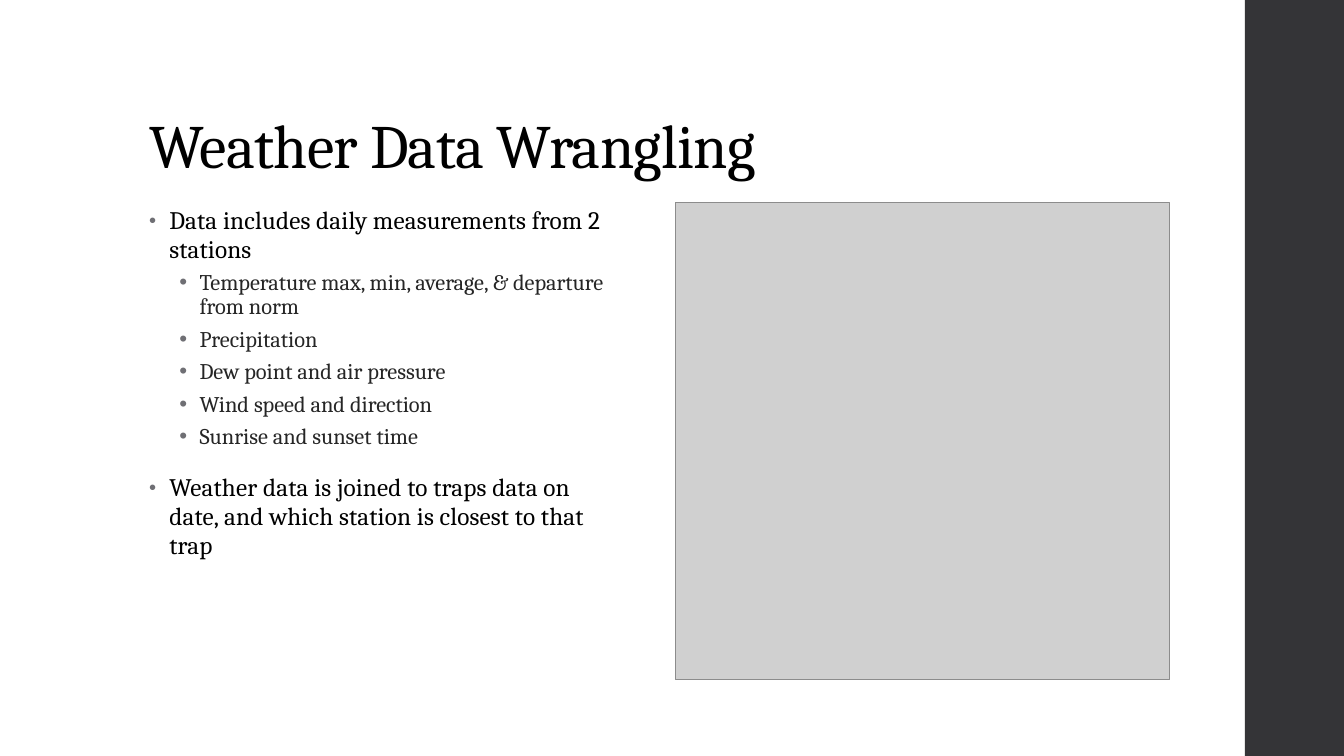
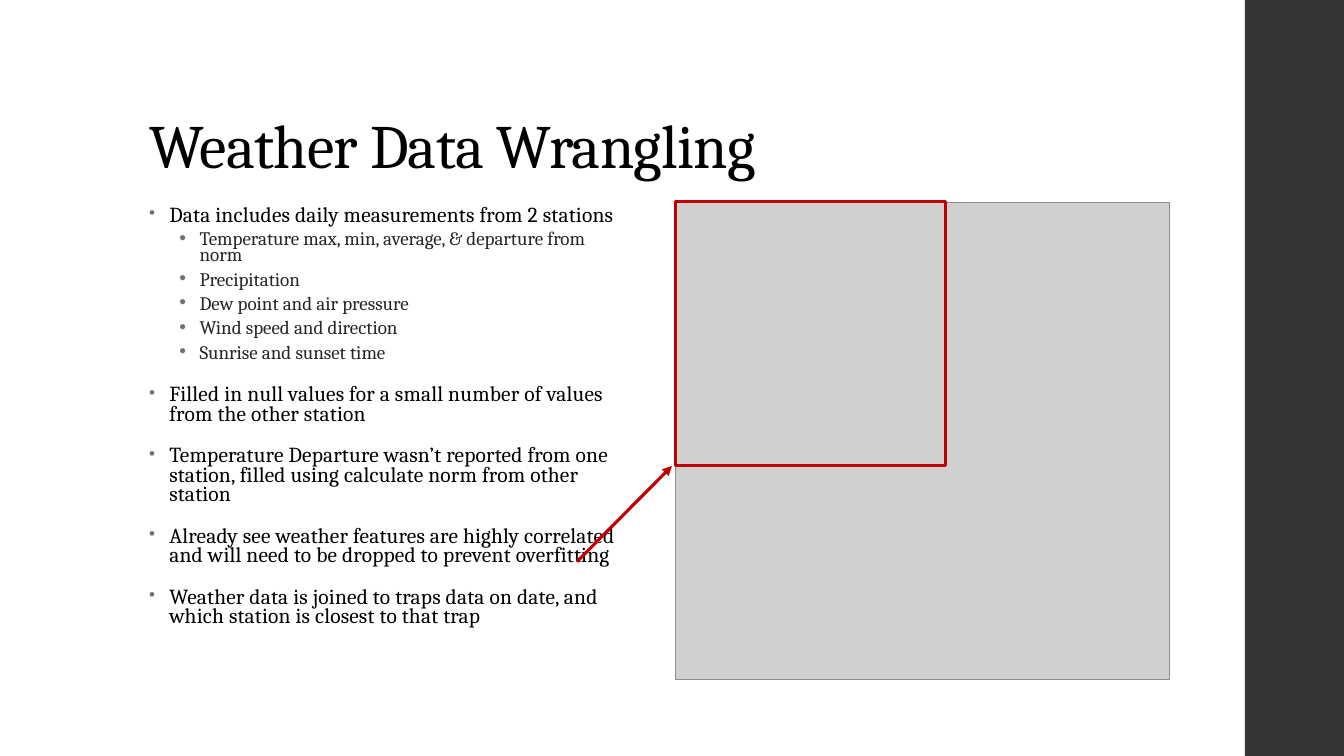
Before and after one commit to b-c-murphy/Springboard-Capstone-2, a slide deck: slide 5 of Capstone 2 WNV.pptx. Drawn at 1344x756 pixels with LibreOffice and Linux fonts; fonts in the diff are those of the drawing; grey boxes stand for pictures. Boxes give left, top, right and bottom in pixels: in the first picture for what was removed or moved away, otherwise in the second. Text is boxed around its words. In the diff, an @@ line names an element or a change of style, - is before the commit and + after.

Commit message:
fixed weather

```diff
--- a/Capstone 2 WNV.pptx
+++ b/Capstone 2 WNV.pptx
@@ text at <box>169,206,613,628</box>: size 18 to 15.3 pt in "Data includes daily measurements from 2 stations", "Weather data is joined to traps data ..."; size 16 to 13.6 pt in "Temperature max, min, average, & departure from ...", "Precipitation", "Dew point and air pressure", "Wind speed and direction" and 1 more places; line spacing 0.95 to 0.75; line spacing 0.9 to 0.7 @@
@@ rectangle added at <box>676,202,946,466</box>, outline #C00000 2.25 pt @@
@@ text at <box>169,385,614,567</box>: paragraphs added @@
+• Filled in null values for a small number of values from the other station
+• Temperature Departure wasn’t reported from one station, filled using calculate norm from other station
+• Already see weather features are highly correlated and will need to be dropped to prevent overfitting
@@ arrow added from (577, 562) to (673, 466), #C00000 2.25 pt @@
```
Also in this commit, not shown: 2 other slides changed.
